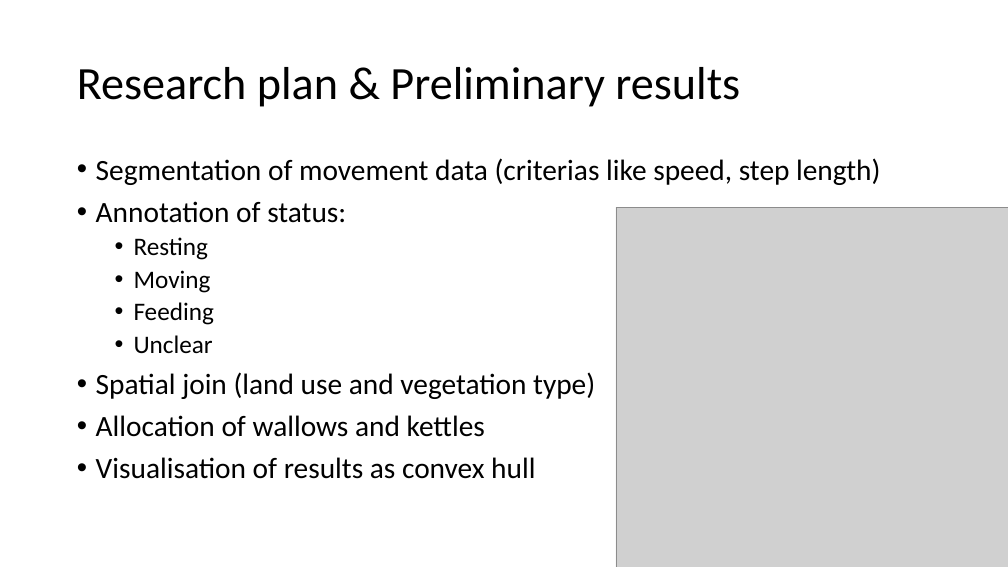
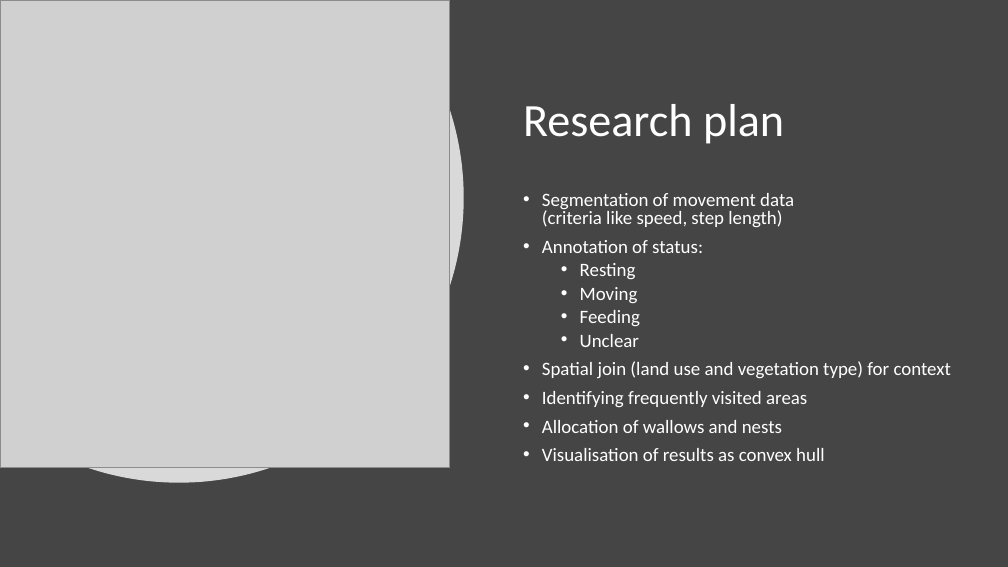
Before and after one commit to wildhtob/patreco-project-work, a slide deck: slide 4 of presentation/presentation.pptx. Drawn at 1008x567 pixels with LibreOffice and Linux fonts; fonts in the diff are those of the drawing; grey boxes stand for pictures. Boxes give left, top, right and bottom in pixels: in the first picture for what was removed or moved away, otherwise in the second. Text is boxed around its words. In the diff, an @@ line names an element or a change of style, - is before the commit and + after.

Commit message:
Updated presentation: text complete, design changes

```diff
--- a/presentation/presentation.pptx
+++ b/presentation/presentation.pptx
@@ background #FFFFFF to #454545 @@
@@ picture: place and size @@
-picture at <box>616,207,1008,567</box>
+picture at <box>0,0,450,467</box>
@@ freeform shape added at <box>0,0,464,483</box>, fill #FFFFFF at 80% opacity @@
@@ title at <box>523,104,784,144</box>: text changed; text colour #000000 to #FFFFFF @@
-Research plan & Preliminary results
+Research plan
@@ text "Segmentation of movement data (criteria ...": place and size @@
-text "Segmentation of movement data (criteria ..." at <box>96,158,880,479</box>
+text "Segmentation of movement data (criteria ..." at <box>542,193,951,461</box>
@@ text at <box>542,193,794,227</box>: text changed; size 28 to 18 pt; text colour #000000 to #FFFFFF @@
-• Segmentation of movement data (criterias like speed, step length)
+• Segmentation of movement data
+  (criteria like speed, step length)
@@ text at <box>542,240,824,461</box>: size 28 to 18 pt in "Annotation of status:", "Visualisation of results as convex hull"; text colour #000000 to #FFFFFF in "Annotation of status:", "Resting", "Moving", "Feeding" and 2 more places; size 24 to 18 pt in "Resting", "Moving", "Feeding", "Unclear"; line spacing 0.9 to 0.8 @@
@@ text at <box>542,361,951,433</box>: text changed; size 28 to 18 pt; text colour #000000 to #FFFFFF @@
-• Spatial join (land use and vegetation type)
-• Allocation of wallows and kettles
+• Spatial join (land use and vegetation type) for context
+• Identifying frequently visited areas
+• Allocation of wallows and nests
```
Also in this commit, not shown: 4 other slides changed.
